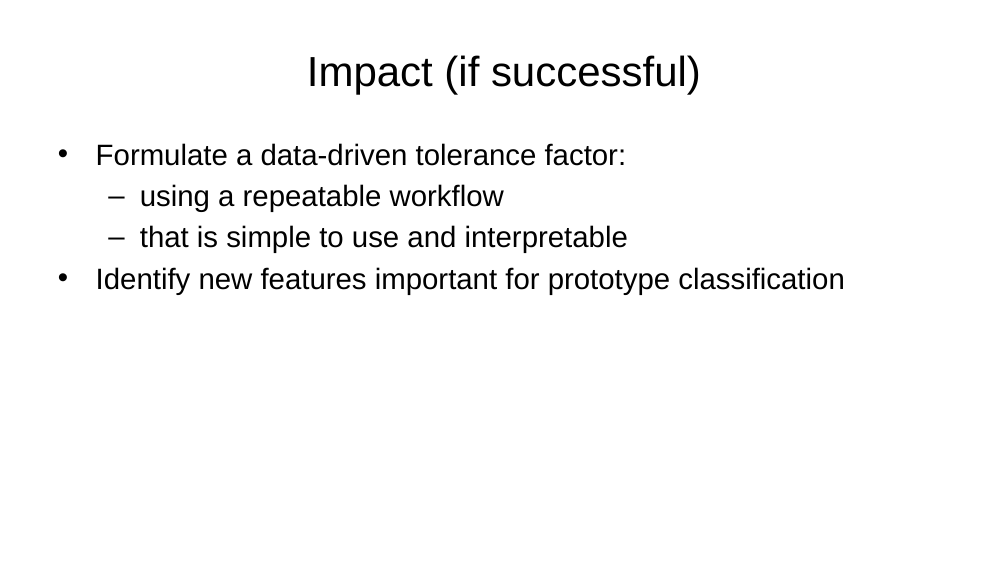
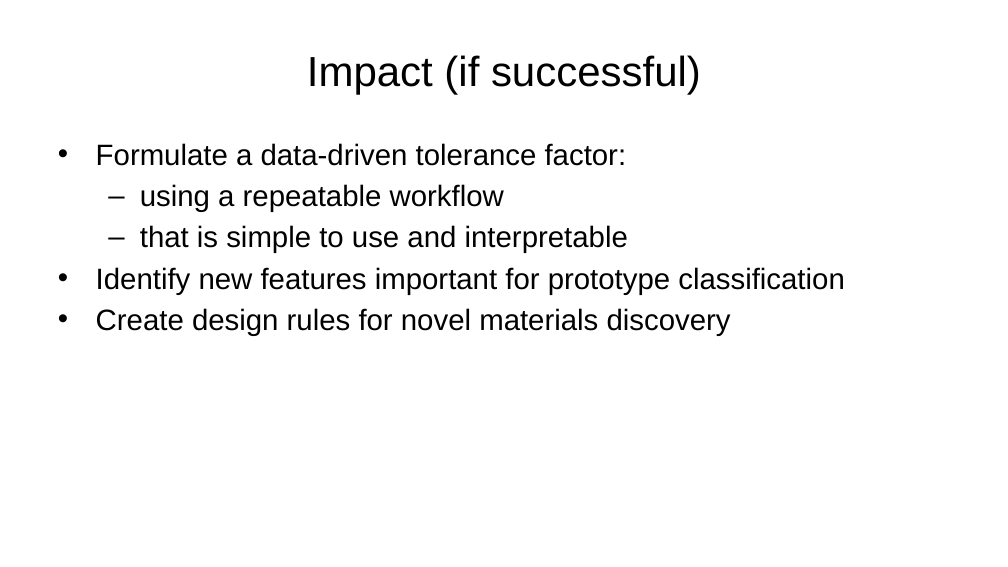
Before and after one commit to AlbertVong/Mat-Hack-2023, a slide deck: slide 9 of powerpoint_slides/final_presentation_av.pptx. Drawn at 1008x567 pixels with LibreOffice and Linux fonts; fonts in the diff are those of the drawing; background and template pictures are left out. Boxes give left, top, right and bottom in pixels: in the first picture for what was removed or moved away, otherwise in the second. Text is boxed around its words. In the diff, an @@ line names an element or a change of style, - is before the commit and + after.

```diff
--- a/powerpoint_slides/final_presentation_av.pptx
+++ b/powerpoint_slides/final_presentation_av.pptx
@@ text at (96,308,731,336): paragraph added @@
+• Create design rules for novel materials discovery
```
Also in this commit, not shown: 2 other slides changed, 21 other files.
